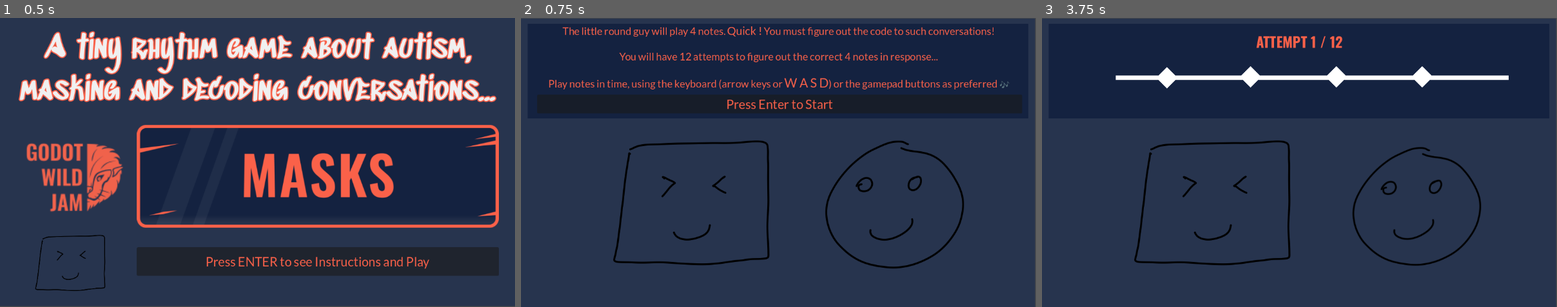
Above: before the commit, frames 1-3 (left to right).
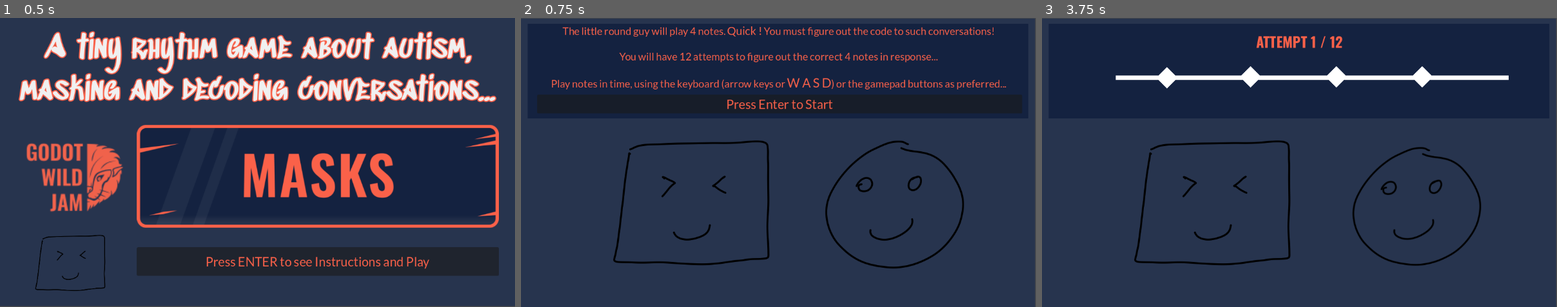
Above: after the commit, the same moments.

Repository: edralzar/gwj-86
Game: Godot game, scene res://LoadingScreen.tscn
The game is run twice, just before and just after one commit, with the same random seed, the same clock (stepped at 60 frames per second) and the same inputs. Sound files missing from this copy of the repository are replaced by a short silence.
Inputs:
- Up to frame 1 (0.5 s): no input
- Up to frame 2 (0.75 s): click "Press ENTER to see Instructio…" at 0.5 s
- Up to frame 3 (3.75 s): click "Press Enter to Start" at 1.25 s; click "Press Enter to Start" at 2 s; click "Press Enter to Start" at 2.75 s; tap Enter at 3.5 s; tap A (Note1) at 3.6 s

Frame 1 is identical in both runs. In frame 2, 1.4% of the frame differs, in the area x 5-95%, y 20-25%; in frame 3, nothing differs.

Commit message:
Fixup: remove emoji from label for HTML compat

Diff:
--- a/scene_1.tscn
+++ b/scene_1.tscn
@@ -135,7 +135,7 @@
 
 You will have {ATTEMPTS} attempts to figure out the correct {RESPONSES} notes in response...
 
-Play notes in time, using the keyboard (arrow keys or [b][code]W A S D[/code][/b]) or the gamepad buttons as preferred 🎶"
+Play notes in time, using the keyboard (arrow keys or [b][code]W A S D[/code][/b]) or the gamepad buttons as preferred..."
 autowrap_mode = 2
 shortcut_keys_enabled = false
 horizontal_alignment = 1
